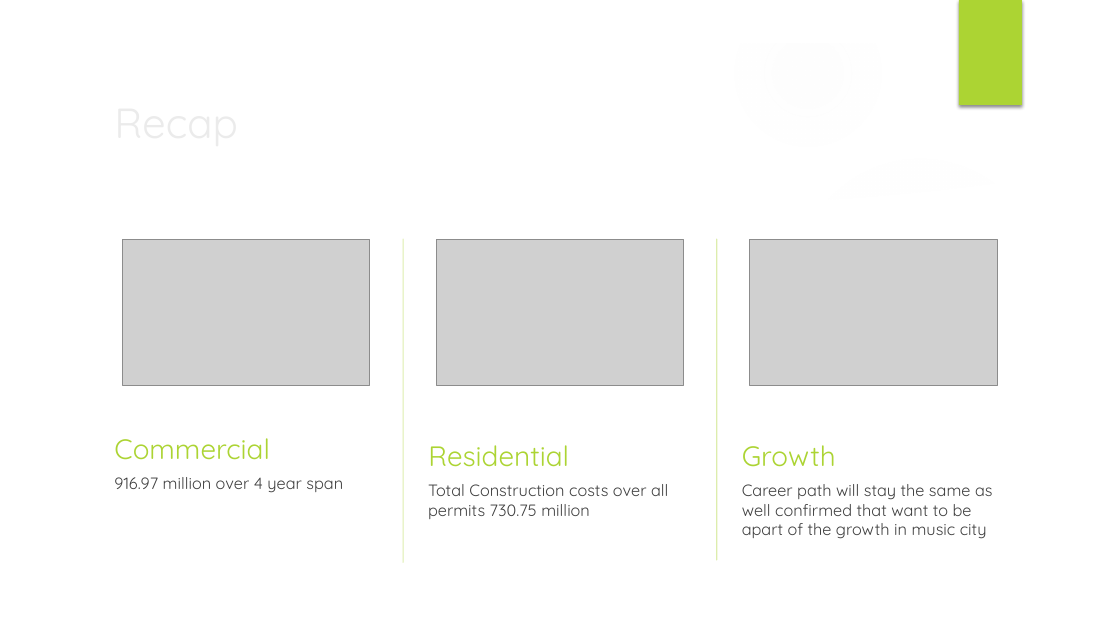
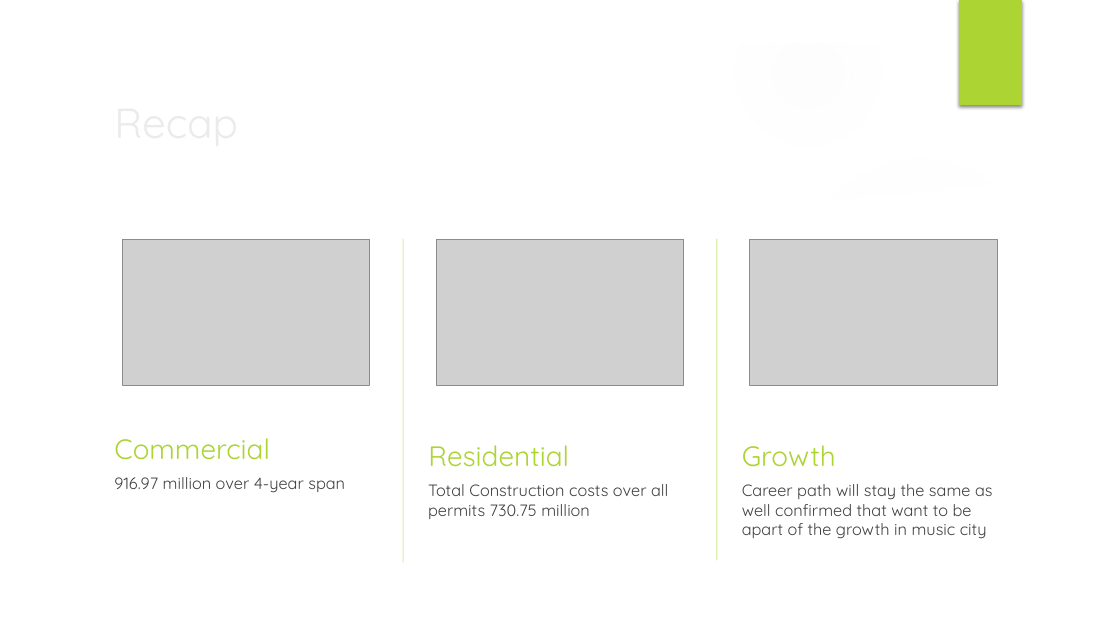
Before and after one commit to Ranae0213/capstone-DA12-, a slide deck: slide 12 of Power point/Permit Capstone.pptx. Drawn at 1120x630 pixels with LibreOffice and Linux fonts; fonts in the diff are those of the drawing; grey boxes stand for pictures; background and template pictures are left out. Boxes give left, top, right and bottom in pixels: in the first picture for what was removed or moved away, otherwise in the second. Text is boxed around its words. In the diff, an @@ line names an element or a change of style, - is before the commit and + after.

```diff
--- a/Power point/Permit Capstone.pptx
+++ b/Power point/Permit Capstone.pptx
@@ text at (114,477,345,493): text changed @@
-916.97 million over 4 year span
+916.97 million over 4-year span
```
Also in this commit, not shown: 2 slides added, 1 other file.
